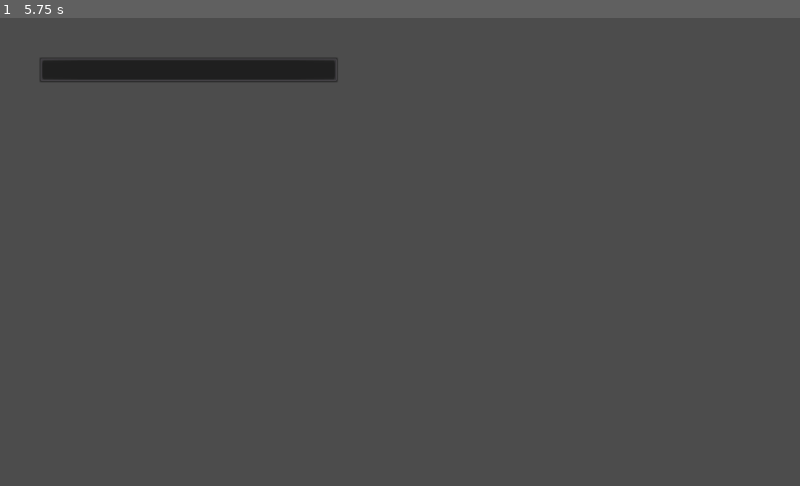
Above: before the commit, frame 1.
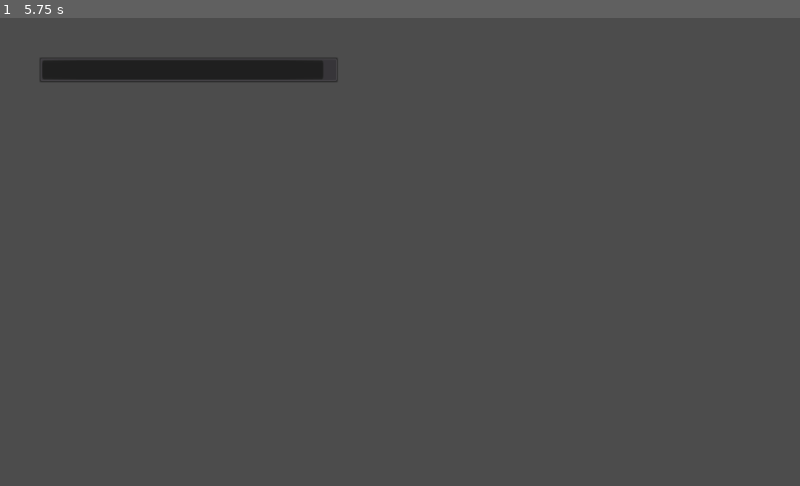
Above: after the commit, the same moment.

Repository: bosskab123/godot-wild-jam-36
Game: Godot game, scene res://scenes/tests/Temp.tscn
The game is run twice, just before and just after one commit, with the same random seed, the same clock (stepped at 60 frames per second) and the same inputs. This scene is started directly instead of the project's main scene.
Inputs:
- Up to frame 1 (5.75 s): tap Enter at 0.5, 2, 3.5 s; hold D (move_right) 0.53-2.03 s; tap W (jump) at 0.77, 1.52, 3.02, 3.77, 4.52 s; tap Space at 1.25, 2.75, 4.25 s; hold A (move_left) 2.03-2.78 s; hold D (move_right) 2.78-4.28 s; hold A (move_left) 4.28-5.03 s; hold D (move_right) from 5.03 s (still down)

The runs differ from the first frame. In frame 1, less than 0.1% of the frame differs, in the area x 40-42%, y 9-13%.

Commit message:
clamp player energy

Diff:
--- a/scenes/Player.gd
+++ b/scenes/Player.gd
@@ -11,11 +11,14 @@
 # Energy System
 export(float) var MAX_ENERGY: float = 100
 export(float) var ENERGY_DRAIN_RATE: float = 1 # per sec
-var energy: float = MAX_ENERGY
+var energy: float = MAX_ENERGY setget energy_set
 
 func _process(delta):
 	movement_input()
 	calculate_energy(delta)
+
+func energy_set(new_var):
+	energy = clamp(new_var, 0, MAX_ENERGY)
 
 func calculate_energy(delta):
 	energy -= delta * ENERGY_DRAIN_RATE
--- a/scenes/tests/Temp.tscn
+++ b/scenes/tests/Temp.tscn
@@ -1,9 +1,10 @@
-[gd_scene load_steps=6 format=2]
+[gd_scene load_steps=7 format=2]
 
 [ext_resource path="res://scenes/obstacles/Spring.tscn" type="PackedScene" id=1]
 [ext_resource path="res://scenes/Player.tscn" type="PackedScene" id=2]
 [ext_resource path="res://scenes/obstacles/Mud.tscn" type="PackedScene" id=3]
 [ext_resource path="res://scenes/items/Apple.tscn" type="PackedScene" id=4]
+[ext_resource path="res://scenes/obstacles/DeadWall.tscn" type="PackedScene" id=5]
 
 [sub_resource type="RectangleShape2D" id=1]
 
@@ -30,3 +31,6 @@
 
 [node name="Apple" parent="." instance=ExtResource( 4 )]
 position = Vector2( 920.159, 406.017 )
+
+[node name="DeadWall" parent="." instance=ExtResource( 5 )]
+position = Vector2( 27.0889, 291.705 )
